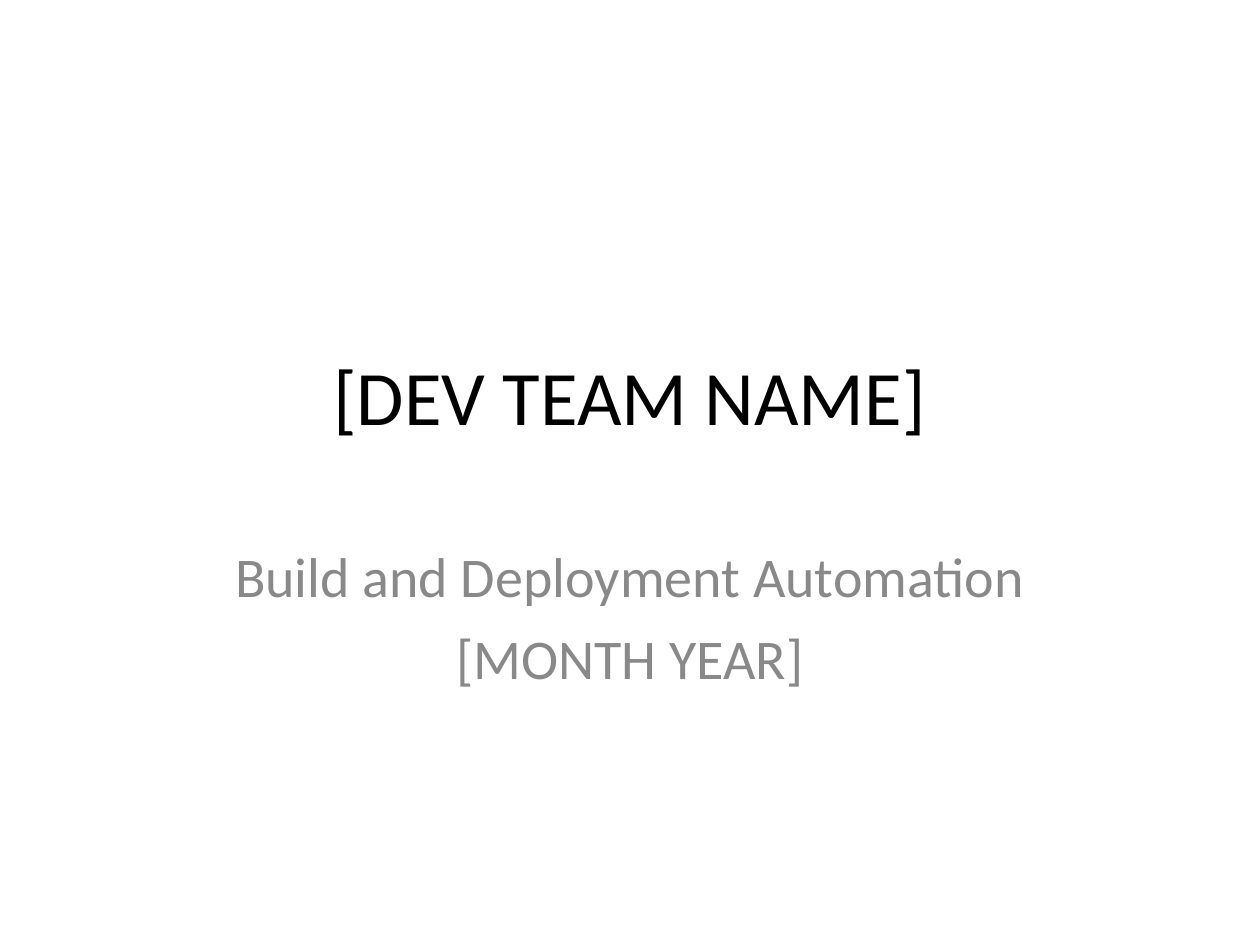
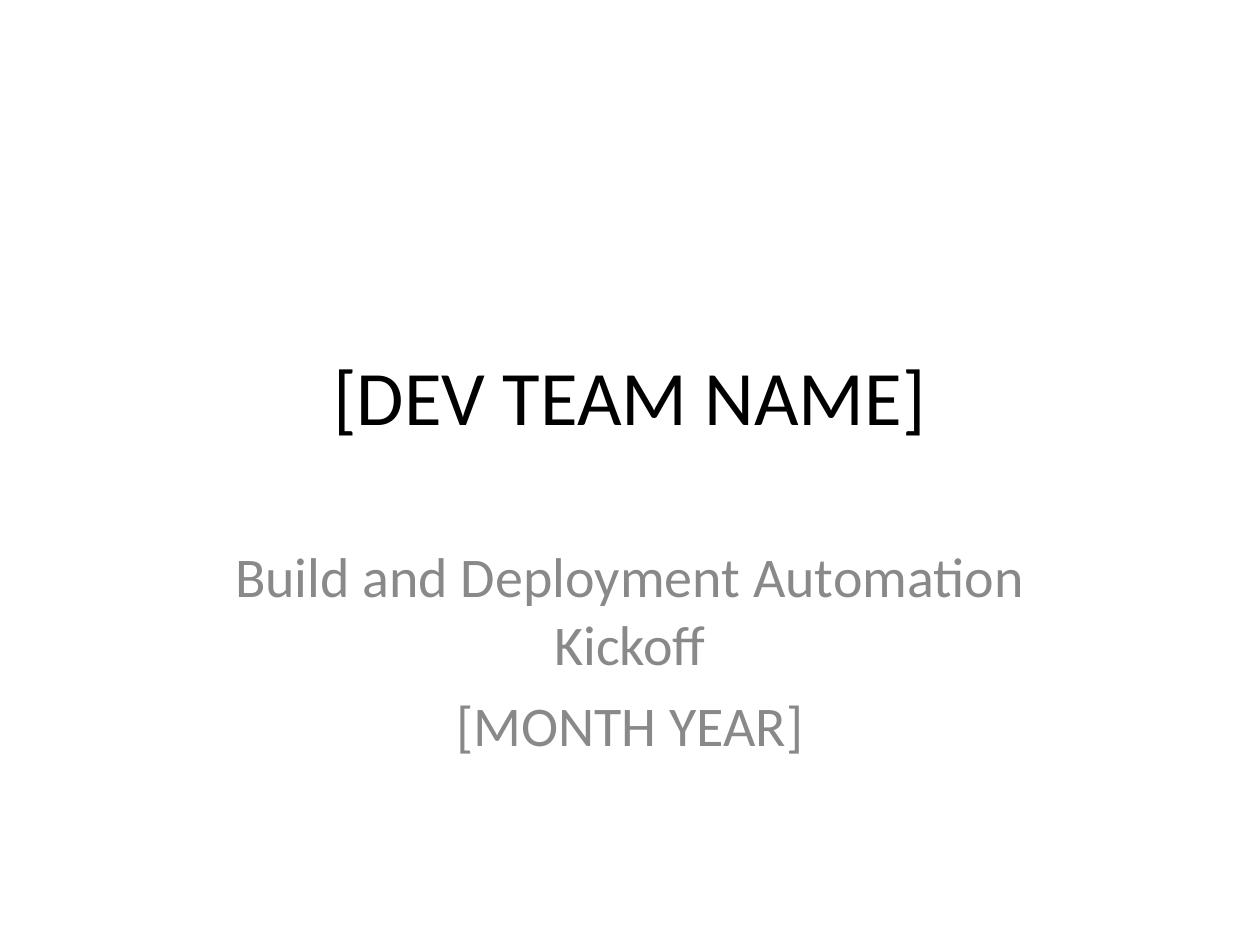
Before and after one commit to NCIP/automation, a slide deck: slide 1 of docs/presentations/generic-bda-kickoff.ppt. Drawn at 1260x945 pixels with LibreOffice and Linux fonts; fonts in the diff are those of the drawing. Boxes give left, top, right and bottom in pixels: in the first picture for what was removed or moved away, otherwise in the second. Text is boxed around its words. In the diff, an @@ line names an element or a change of style, - is before the commit and + after.

```diff
--- a/docs/presentations/generic-bda-kickoff.ppt
+++ b/docs/presentations/generic-bda-kickoff.ppt
@@ subtitle at [235, 558, 1024, 666]: text changed @@
-Build and Deployment Automation
+Build and Deployment Automation Kickoff
```
Also in this commit, not shown: 3 other slides changed, 3 slides added, 1 slide removed.
